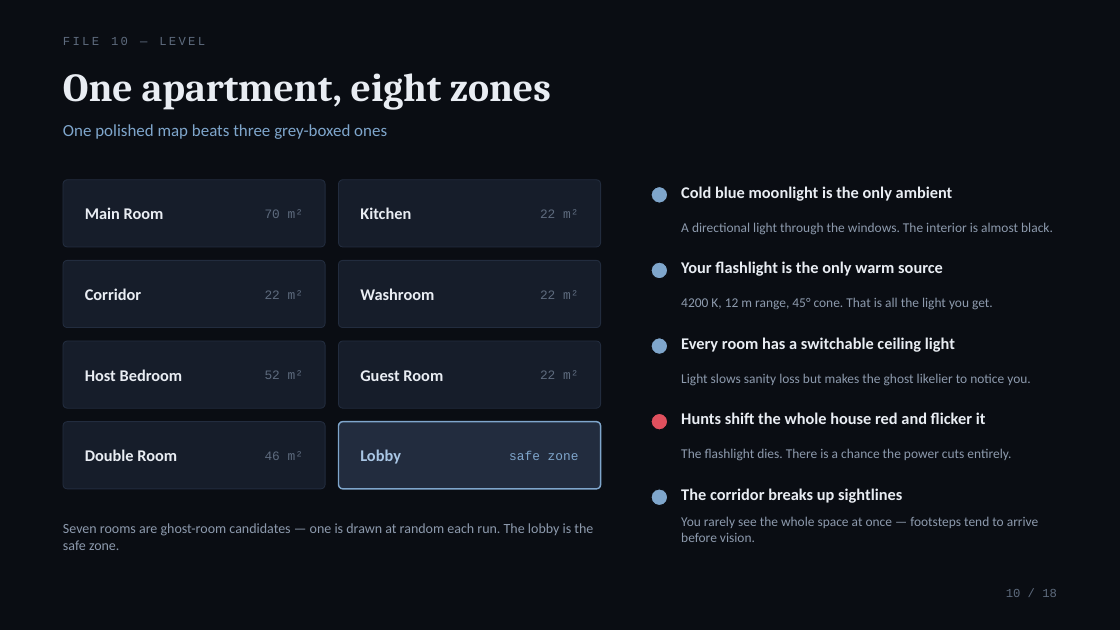
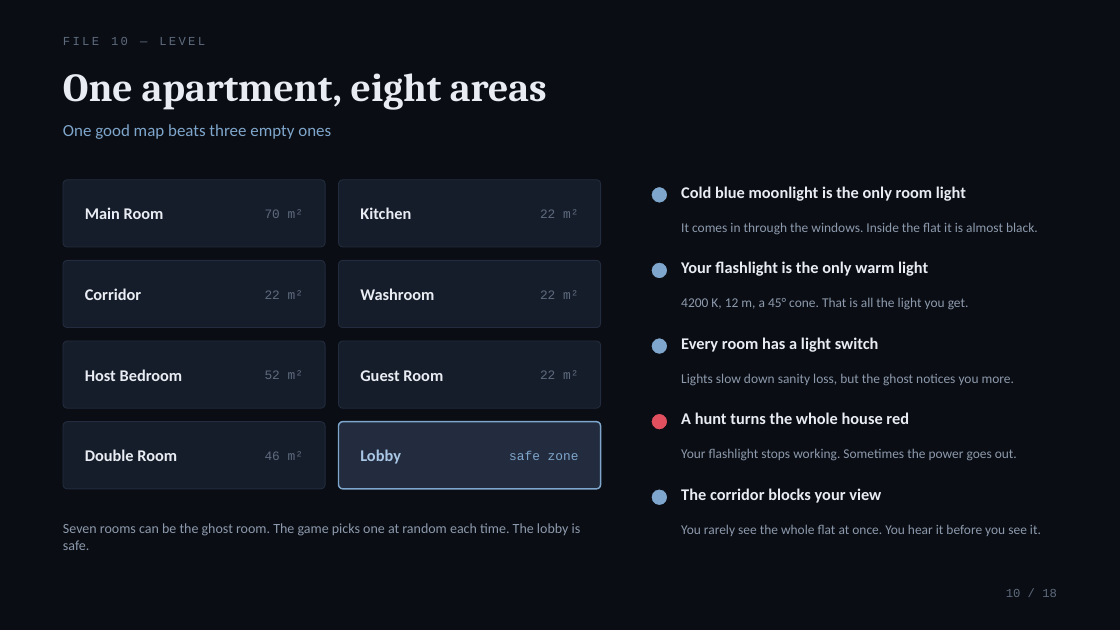
Before and after one commit to chyh106504480-byte/RESIDUUM, a slide deck: slide 10 of Docs/decks/RESIDUUM_Final_EN.pptx. Drawn at 1120x630 pixels with LibreOffice and Linux fonts; fonts in the diff are those of the drawing. Boxes give left, top, right and bottom in pixels: in the first picture for what was removed or moved away, otherwise in the second. Text is boxed around its words. In the diff, an @@ line names an element or a change of style, - is before the commit and + after.

```diff
--- a/Docs/decks/RESIDUUM_Final_EN.pptx
+++ b/Docs/decks/RESIDUUM_Final_EN.pptx
@@ text at <box>63,73,547,110</box>: text changed @@
-One apartment, eight zones
+One apartment, eight areas
@@ text at <box>63,124,331,139</box>: text changed @@
-One polished map beats three grey-boxed ones
+One good map beats three empty ones
@@ text at <box>681,186,966,201</box>: text changed @@
-Cold blue moonlight is the only ambient
+Cold blue moonlight is the only room light
@@ text at <box>681,222,1038,235</box>: text changed @@
-A directional light through the windows. The interior is almost black.
+It comes in through the windows. Inside the flat it is almost black.
@@ text at <box>681,261,928,276</box>: text changed @@
-Your flashlight is the only warm source
+Your flashlight is the only warm light
@@ text at <box>681,297,969,310</box>: text changed @@
-4200 K, 12 m range, 45° cone. That is all the light you get.
+4200 K, 12 m, a 45° cone. That is all the light you get.
@@ text at <box>681,337,879,352</box>: text changed @@
-Every room has a switchable ceiling light
+Every room has a light switch
@@ text at <box>681,373,1014,386</box>: text changed @@
-Light slows sanity loss but makes the ghost likelier to notice you.
+Lights slow down sanity loss, but the ghost notices you more.
@@ text at <box>681,412,909,424</box>: text changed @@
-Hunts shift the whole house red and flicker it
+A hunt turns the whole house red
@@ text at <box>681,448,1017,461</box>: text changed @@
-The flashlight dies. There is a chance the power cuts entirely.
+Your flashlight stops working. Sometimes the power goes out.
@@ text at <box>681,488,881,503</box>: text changed @@
-The corridor breaks up sightlines
+The corridor blocks your view
@@ text at <box>63,523,581,550</box>: text changed @@
-Seven rooms are ghost-room candidates — one is drawn at random each run. The lobby is the safe zone.
+Seven rooms can be the ghost room. The game picks one at random each time. The lobby is safe.
@@ text at <box>681,524,1041,536</box>: text changed @@
-You rarely see the whole space at once — footsteps tend to arrive before vision.
+You rarely see the whole flat at once. You hear it before you see it.
```
Also in this commit, not shown: 17 other slides changed, 6 other files.
